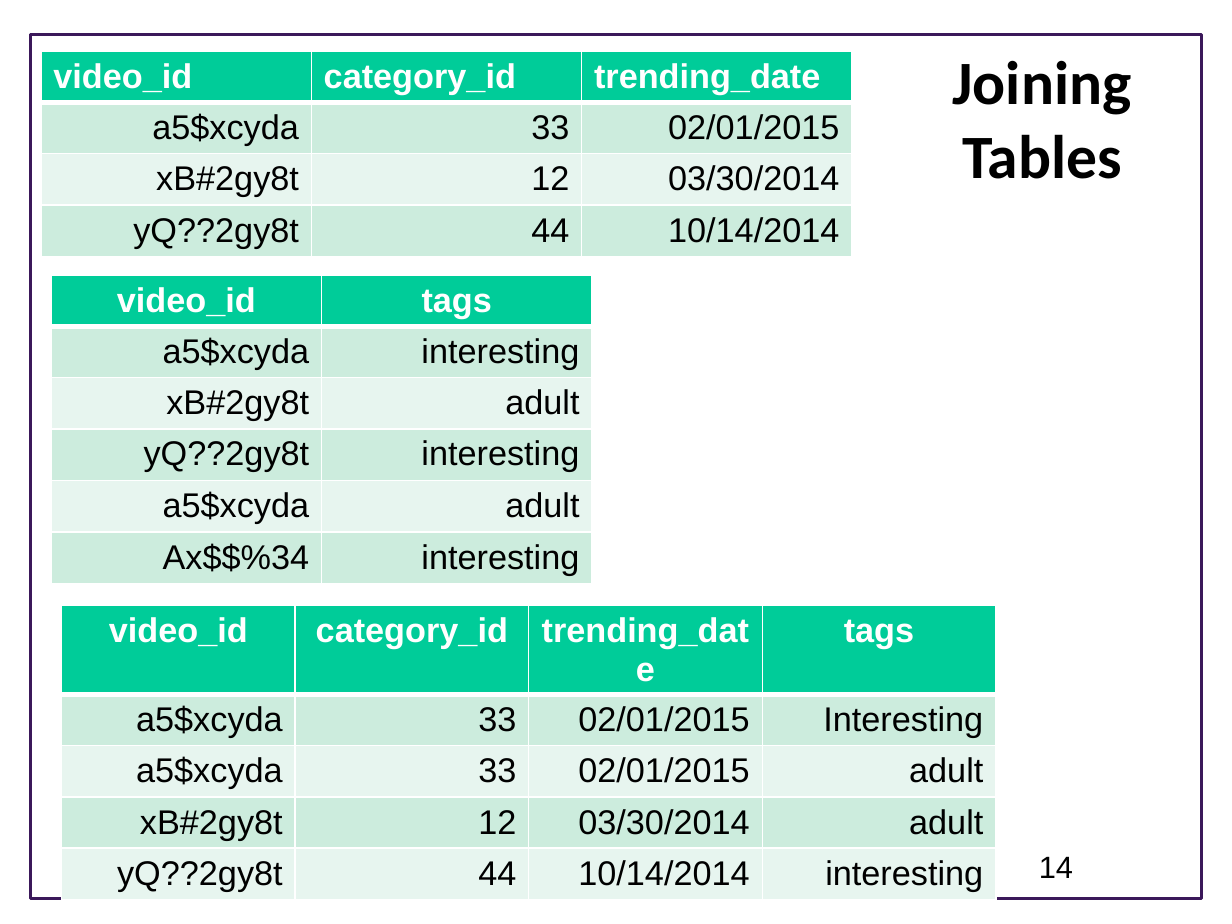
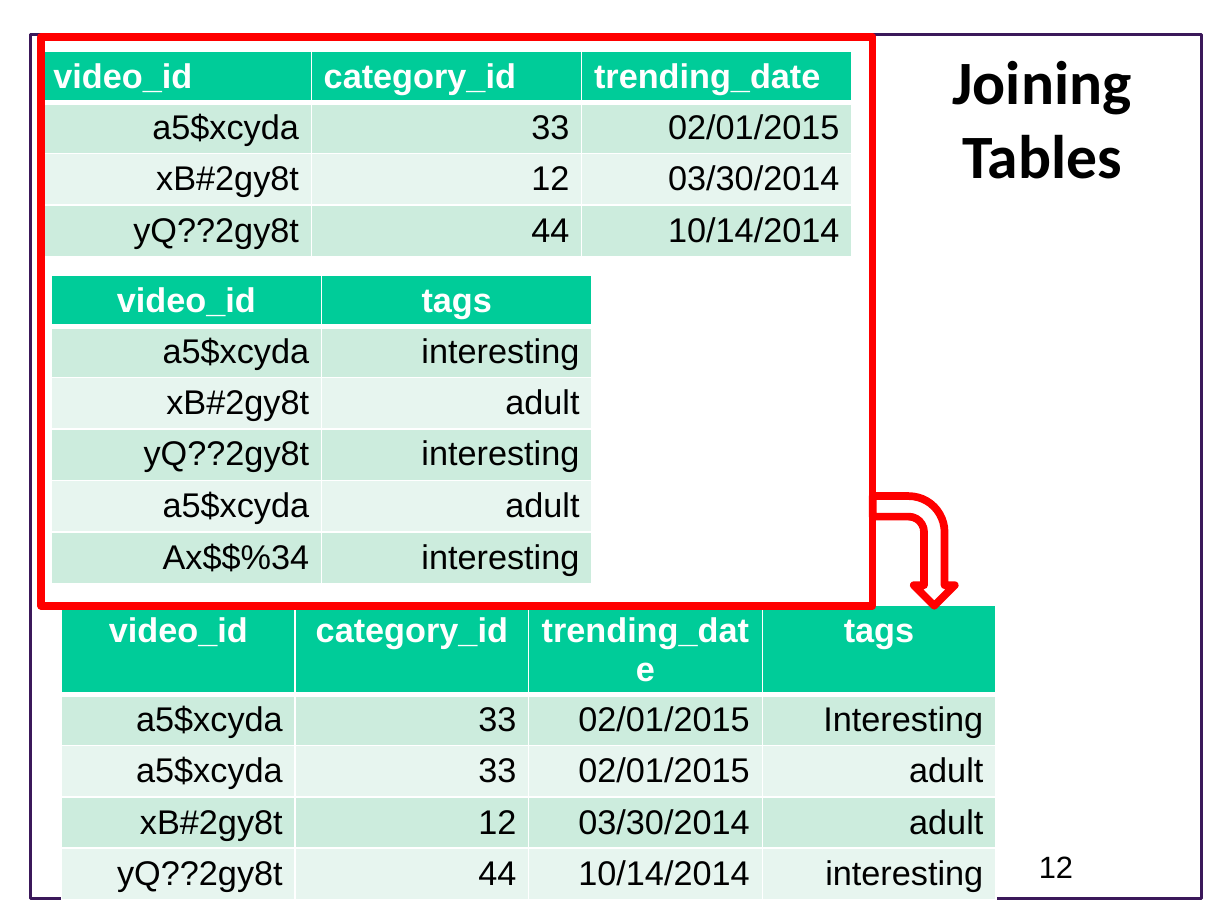
Before and after one commit to UWSEDS/LectureNotes, a slide deck: slide 12 of Data-Essentials/01c-Data-Essentials.pptx (slide 14 before the commit). Drawn at 1232x924 pixels with LibreOffice and Linux fonts; fonts in the diff are those of the drawing; background and template pictures are left out. Boxes give left, top, right and bottom in pixels: in the first picture for what was removed or moved away, otherwise in the second. Text is boxed around its words. In the diff, an @@ line names an element or a change of style, - is before the commit and + after.

```diff
--- a/Data-Essentials/01c-Data-Essentials.pptx
+++ b/Data-Essentials/01c-Data-Essentials.pptx
@@ rectangle added at box(41, 37, 872, 606), outline #FF0000 4.5 pt @@
@@ bent arrow added at box(872, 496, 955, 606), outline #FF0000 4.5 pt @@
@@ page number at box(1039, 856, 1073, 878): text changed @@
-14
+12
```
Also in this commit, not shown: 5 other slides changed, 2 slides removed.
